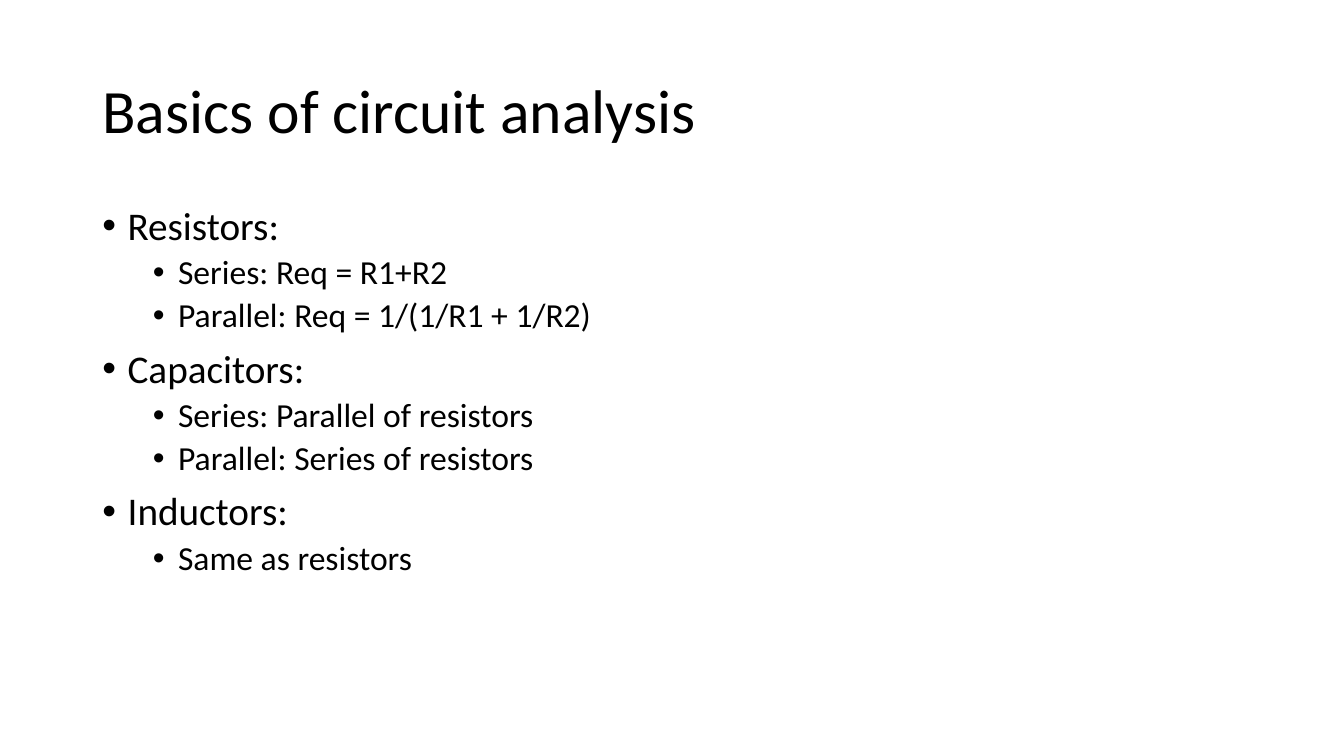
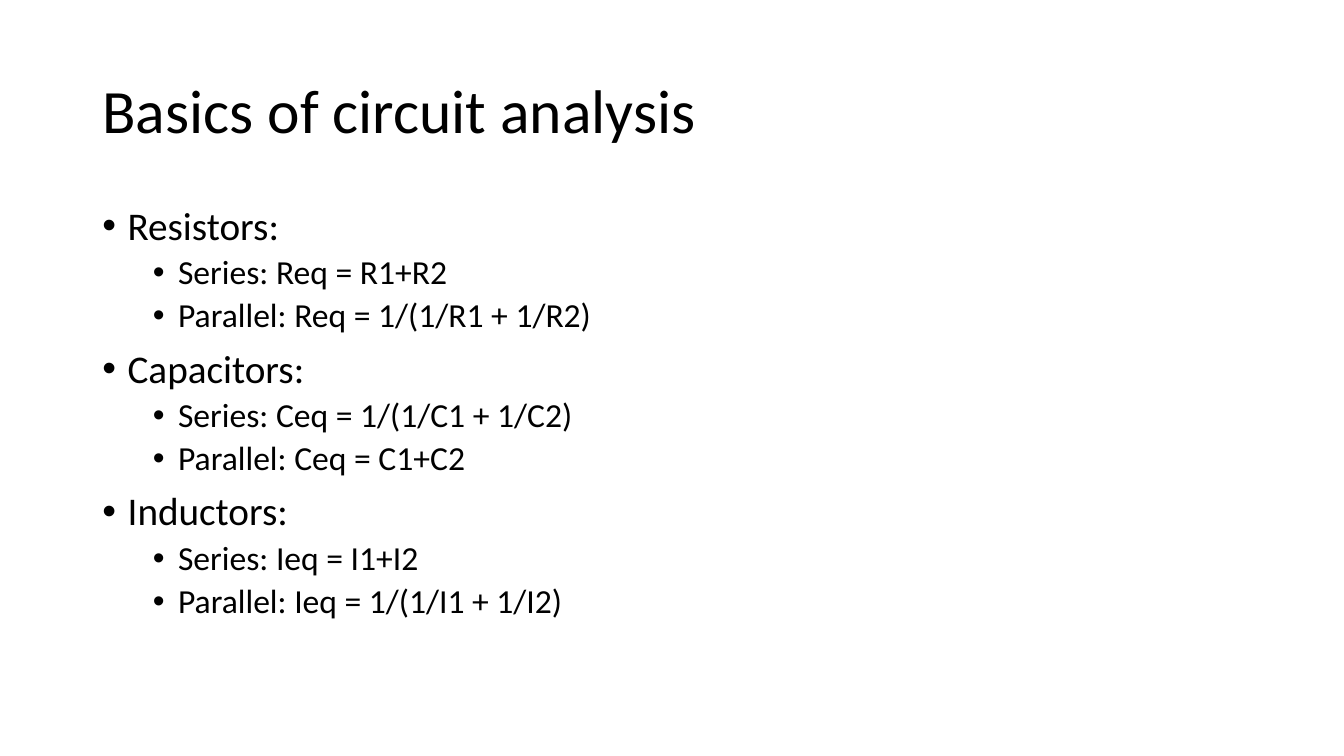
Before and after one commit to Runtime-Learner/McGill-BattleBots-Club, a slide deck: slide 4 of ECSE/Workshop-1/workshop1.pptx (slide 3 before the commit). Drawn at 1344x756 pixels with LibreOffice and Linux fonts; fonts in the diff are those of the drawing. Boxes give left, top, right and bottom in pixels: in the first picture for what was removed or moved away, otherwise in the second. Text is boxed around its words. In the diff, an @@ line names an element or a change of style, - is before the commit and + after.

```diff
--- a/ECSE/Workshop-1/workshop1.pptx
+++ b/ECSE/Workshop-1/workshop1.pptx
@@ text at [178,402,572,476]: text changed @@
-  • Series: Parallel of resistors
-  • Parallel: Series of resistors
+  • Series: Ceq = 1/(1/C1 + 1/C2)
+  • Parallel: Ceq = C1+C2
@@ text at [178,547,562,619]: text changed @@
-  • Same as resistors
+  • Series: Ieq = I1+I2
+  • Parallel: Ieq = 1/(1/I1 + 1/I2)
```
Also in this commit, not shown: 1 other slide changed, 1 slide added, 5 other files.
